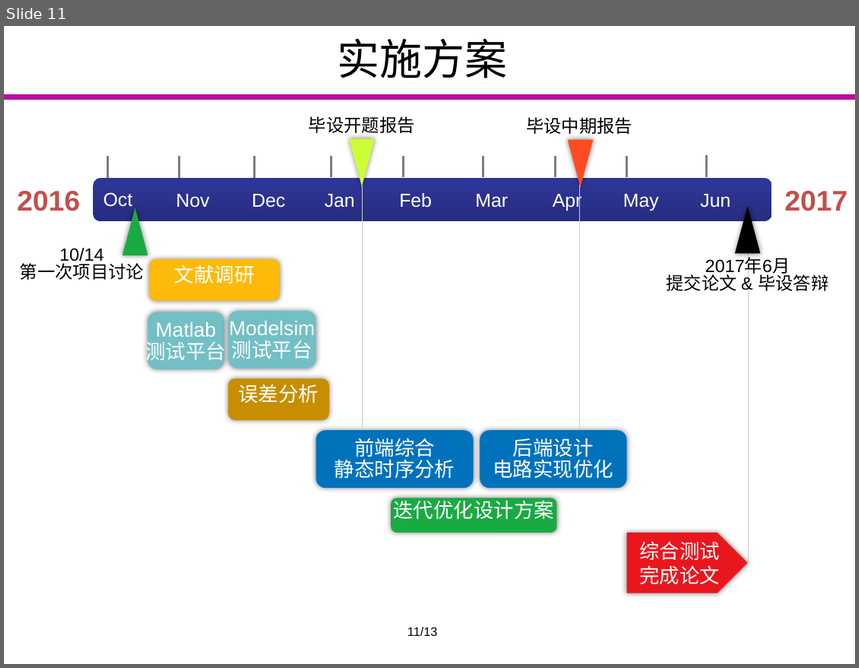
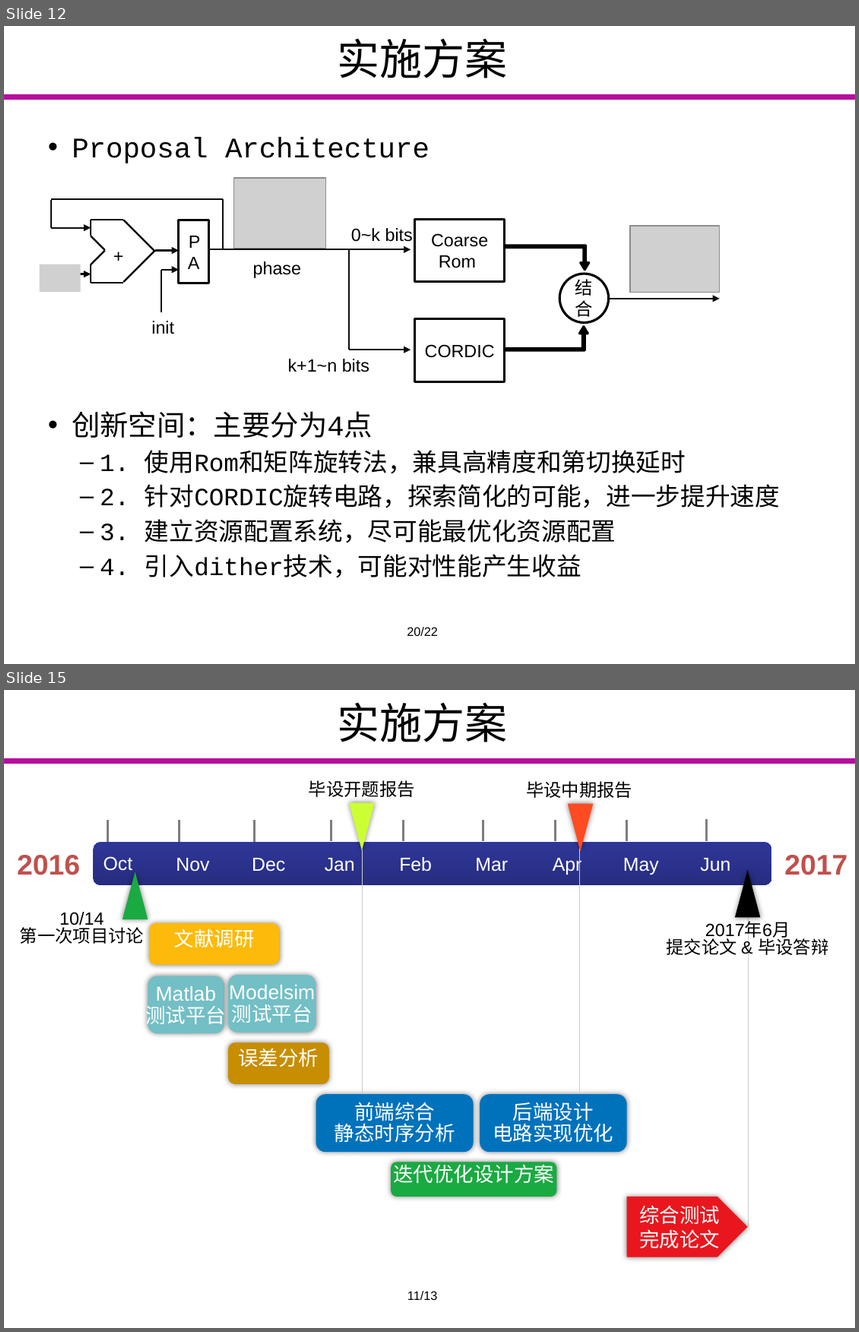
Before and after one commit to Markov2016/kaiti, a slide deck: ppt/yyx_v1.1.pptx. Shown one above the other, each under a label of ours: slide 11 before the commit, slides 12 and 15 after it; the slides between them are not shown. The pictures are 859x668 and 859x1332 pixels, drawn with LibreOffice and Linux fonts; fonts in the diff are those of the drawing; grey boxes stand for pictures; background and template pictures are left out. Boxes give left, top, right and bottom in pixels: in the first picture for what was removed or moved away, otherwise in the second. Text is boxed around its words. In the diff, an @@ line names an element or a change of style, - is before the commit and + after.

```diff
--- a/ppt/yyx_v1.1.pptx
+++ b/ppt/yyx_v1.1.pptx
@@ slide 12 added at [4, 26, 855, 664], background #FFFFFF; not listed: 1 template element that a slide beside it also shows @@
@@ title added at [338, 38, 508, 78], 36 pt, text #000000 @@
+实施方案
@@ text added at [72, 138, 780, 579], 21 pt, text #000000 @@
+• Proposal Architecture
+• 创新空间：主要分为4点
+  – 1. 使用Rom和矩阵旋转法，兼具高精度和第切换延时
+  – 2. 针对CORDIC旋转电路，探索简化的可能，进一步提升速度
+  – 3. 建立资源配置系统，尽可能最优化资源配置
+  – 4. 引入dither技术，可能对性能产生收益
@@ picture added at [234, 178, 325, 248] @@
@@ picture added at [630, 226, 720, 293] @@
@@ group added at [40, 199, 411, 334]: 12 lines, 5 arrows, 3 texts, 1 rectangle, 1 picture @@
+PA
++
+init
+phase
@@ group added at [349, 219, 720, 382]: 2 rectangles, 2 arrows, 2 bent up arrows, 1 line, 1 text, 1 ellipse @@
+Coarse Rom
+0~k bits
+CORDIC
+结合
@@ text added at [288, 359, 370, 373], 15 pt, text #000000 @@
+k+1~n bits
@@ text added at [407, 627, 438, 636], 10.5 pt, text #000000 @@
+20/22
@@ what was slide 11 is now slide 15 @@
```
Also in this commit, not shown: 4 slides changed, 4 other slides added.
